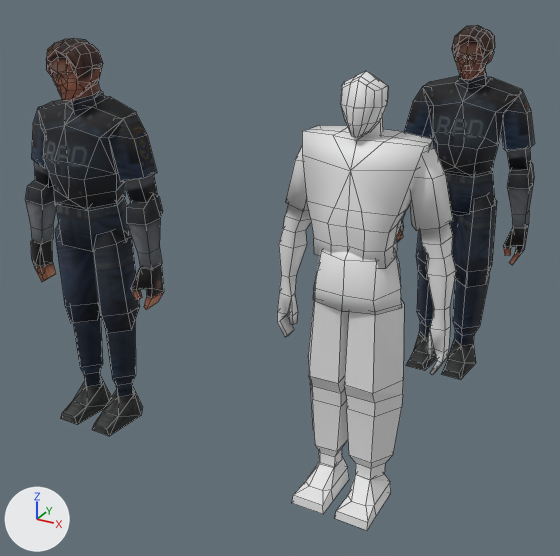
Renders of the Blender file puyoknight/base-male-re.blend from each side of a commit.
The view is the same before and after, from a 50 mm camera at (1.19, -2.86, 2.49) aimed at (-0.72, 0.61, 0.75). The lights are fixed; the arrows at lower left show +X, +Y and +Z. The older version comes first. Mesh edges are drawn as thin lines.

Script lines for the objects in view, before the commit:
```python
ob_arm_l = bpy.data.objects.new('Arm.L', me_cylinder)
ob_arm_l.location = (0.0, 0.0, 1.63)
ob_arm_l.scale = (0.106, 0.106, 0.106)
ob_foot_l = bpy.data.objects.new('Foot.L', me_cube)
ob_foot_l.location = (0.0, 0.0, 0.0)
ob_foot_l.scale = (0.0777, 0.0777, 0.0777)
ob_head = bpy.data.objects.new('Head', me_cube_001)
ob_head.location = (0.0, 0.0, 1.919)
ob_head.scale = (0.107, 0.107, 0.107)
ob_leg_l = bpy.data.objects.new('Leg.L', me_cylinder_001)
ob_leg_l.location = (0.0, 0.0, 0.0)
ob_leg_l.scale = (0.126, 0.126, 0.126)
ob_leonfront = bpy.data.objects.new('leonfront', me_leon)
ob_leonfront.location = (0.0, 1.5, 0.0)
ob_leonfront.rotation_euler = (1.571, 0.0, 0.0)  # degrees (90, 0, 0)
ob_leonfront.scale = (0.0357, 0.0357, 0.0357)
ob_leonside = bpy.data.objects.new('leonside', me_leon_001)
ob_leonside.location = (-1.5, 0.0, 0.0)
ob_leonside.rotation_euler = (1.571, 0.0, 0.0)  # degrees (90, 0, 0)
ob_leonside.scale = (0.0357, 0.0357, 0.0357)
ob_torso = bpy.data.objects.new('Torso', me_cube_002)
ob_torso.location = (0.0, 0.0, 1.505)
ob_torso.scale = (0.231, 0.231, 0.231)
ob_waist = bpy.data.objects.new('Waist', me_cube_003)
ob_waist.location = (0.0, 0.0, 1.085)
ob_waist.scale = (0.17, 0.17, 0.17)
```
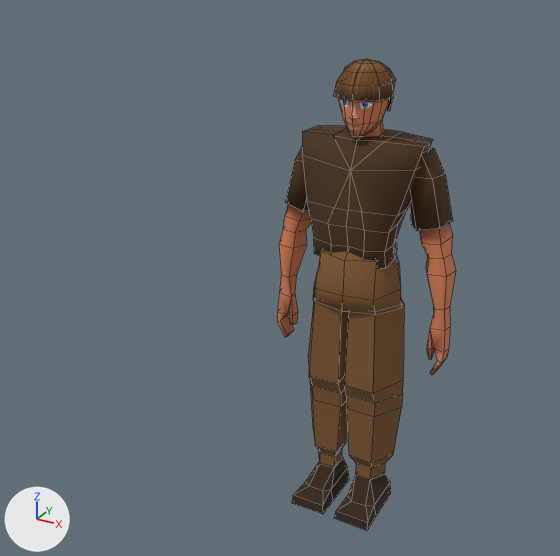
Commit message: hair added

Location of each change, (x1, y1, x2, y2) in pixels of the pictures (560 x 556 px):
'leonside', deleted: before (26, 38, 164, 436)
'leonfront', deleted: before (397, 25, 535, 379)
'Leg.L', recoloured, surface changed (white to brown): (308, 299, 404, 480) in both
'Torso', recoloured, surface changed (white to brown): (302, 125, 433, 268) in both
'Arm.L', recoloured, surface changed (white to brown): (277, 148, 456, 375) in both
'Waist', recoloured (white to brown): (313, 250, 402, 315) in both
'Foot.L', recoloured, surface changed (white to brown): (292, 457, 391, 531) in both
'Head', reshaped, recoloured (white to brown): before (340, 71, 388, 137); after (338, 97, 390, 137)
'Hair', added (brown): after (333, 59, 396, 111)
'Neck', recoloured, surface changed: (360, 119, 383, 137) in both
'Nose', added: after (350, 108, 358, 119)
part 5 of me_cylinder, surface changed: (277, 148, 453, 375) in both
part 6 of me_cylinder_002, surface changed: (360, 123, 381, 137) in both

The change, as a diff of the scene's bpy script:
```diff
--- a/puyoknight/base-male-re.blend.py
+++ b/puyoknight/base-male-re.blend.py
@@ me_cube_001 @@
 # used by ob_head; location = (0.0, 0.0, 1.919); scale = (0.107, 0.107, 0.107)
-me_cube_001.from_pydata(...)  # 48 vertices, 40 faces; spans x 0.0..0.88, y -1.02..1.05, z -1.42..0.89
+me_cube_001.from_pydata(...)  # 57 vertices, 48 faces; spans x 0.0..0.95, y -1.09..1.14, z -1.42..1.06
+# me_cube_001 part 1
+# 39 vertices are removed from x 0.0..0.88, y -1.0..1.05, z -1.38..0.89
+# 40 faces are deleted
+# 48 vertices are added at x 0.0..0.95, y -1.09..1.14, z -1.36..1.06
+# 48 new faces join them
+me_cube_001.materials.append(mat_material)  # picture img_base_man_atlas_256_256_png
@@ me_cube_002 @@
 me_cube_002.from_pydata(...)  # 45 vertices, 38 faces; spans x 0.0..1.15, y -0.62..0.82, z -1.14..1.12
 # used by ob_torso; location = (0.0, 0.0, 1.505); scale = (0.231, 0.231, 0.231)
+# me_cube_002 part 2: texture (UV) coordinates of 38 of 38 faces, centred in x 0.09..1.1, y -0.57..0.79, z -1.12..1.11, changed; they spanned u 0.25..0.75, v 0.38..0.88 and now span u 0.47..0.55, v 0.18..0.31
+me_cube_002.materials.append(mat_material)  # picture img_base_man_atlas_256_256_png
@@ me_cube_003 @@
 me_cube_003.from_pydata(...)  # 23 vertices, 17 faces; spans x 0.0..1.23, y -0.86..1.08, z -0.64..1.51
+me_cube_003.materials.append(mat_material)  # picture img_base_man_atlas_256_256_png
@@ me_cylinder_001 @@
 me_cylinder_001.from_pydata(...)  # 40 vertices, 37 faces; spans x 0.06..1.88, y -1.13..0.98, z 1.15..8.95
 # used by ob_leg_l; location = (0.0, 0.0, 0.0); scale = (0.126, 0.126, 0.126)
+# me_cylinder_001 part 3: texture (UV) coordinates of 37 of 37 faces, centred in x 0.09..1.58, y -1.04..0.64, z 1.15..8.86, changed; they spanned u 0.0..1.0, v 0.06..1.0 and now span u 0.67..0.74, v 0.09..0.38
+me_cylinder_001.materials.append(mat_material)  # picture img_base_man_atlas_256_256_png
@@ me_cube @@
 me_cube.from_pydata(...)  # 18 vertices, 18 faces; spans x 0.37..2.53, y -2.82..1.0, z -0.02..2.06
 # used by ob_foot_l; location = (0.0, 0.0, 0.0); scale = (0.0777, 0.0777, 0.0777)
+# me_cube part 4: texture (UV) coordinates of 18 of 18 faces, centred in x 0.44..2.46, y -2.78..1.0, z 0.0..1.95, changed; they spanned u 0.12..0.88, v 0.0..1.0 and now span u 0.12..0.21, v 0.06..0.16
+me_cube.materials.append(mat_material)  # picture img_base_man_atlas_256_256_png
@@ me_cylinder @@
 me_cylinder.from_pydata(...)  # 65 vertices, 65 faces; spans x 1.4..3.89, y -0.18..1.26, z -8.34..0.88
 # used by ob_arm_l; location = (0.0, 0.0, 1.63); scale = (0.106, 0.106, 0.106)
+# me_cylinder part 5: texture (UV) coordinates of 38 of 65 faces, centred in x 1.83..3.83, y -0.15..1.02, z -8.3..0.41, changed; they spanned u 0.0..1.0, v 0.06..1.0 and now span u 0.12..0.56, v 0.09..0.72
+me_cylinder.materials.append(mat_material)  # picture img_base_man_atlas_256_256_png
@@ me_cylinder_002 @@
 me_cylinder_002.from_pydata(...)  # 10 vertices, 7 faces; spans x -0.86..0.86, y -0.84..1.04, z -1.0..0.95
 # used by ob_neck; location = (0.0, 0.044, 1.802); rotation_euler = (-0.319, 0.0, 3.142), in degrees (-18, 0, 180); scale = (0.0745, 0.0745, 0.0927)
+# me_cylinder_002 part 6: texture (UV) coordinates of 4 of 7 faces, centred in x -0.43..0.69, y -0.75..0.63, z -0.09..0.02, changed; they spanned u 0.0..1.0, v 0.5..1.0 and now span u 0.15..0.26, v 0.62..0.76
+me_cylinder_002.materials.append(mat_material)  # picture img_base_man_atlas_256_256_png
@@ ob_leonfront @@
-ob_leonfront = bpy.data.objects.new('leonfront', me_leon)
@@ ob_leonside @@
-ob_leonside = bpy.data.objects.new('leonside', me_leon_001)
@@ ob_hair @@
+ob_hair = bpy.data.objects.new('Hair', me_sphere)  # 24 vertices, 18 faces; spans x -0.05..0.85, y -1.0..1.0, z -0.55..1.0; in mat_material (picture img_base_man_atlas_256_256_png); modifiers MIRROR
+ob_hair.location = (0.002, 0.0, 1.924)
+ob_hair.scale = (0.135, 0.135, 0.135)
@@ ob_nose @@
+ob_nose = bpy.data.objects.new('Nose', me_cone)  # 4 vertices, 4 faces; spans x -0.87..0.87, y -0.48..1.93, z -0.81..0.98; in mat_material (picture img_base_man_atlas_256_256_png)
+ob_nose.location = (0.0, -0.106, 1.86)
+ob_nose.rotation_euler = (1.571, 0.0, 0.0)  # degrees (90, 0, 0)
+ob_nose.scale = (0.0326, 0.0326, 0.0326)
```
